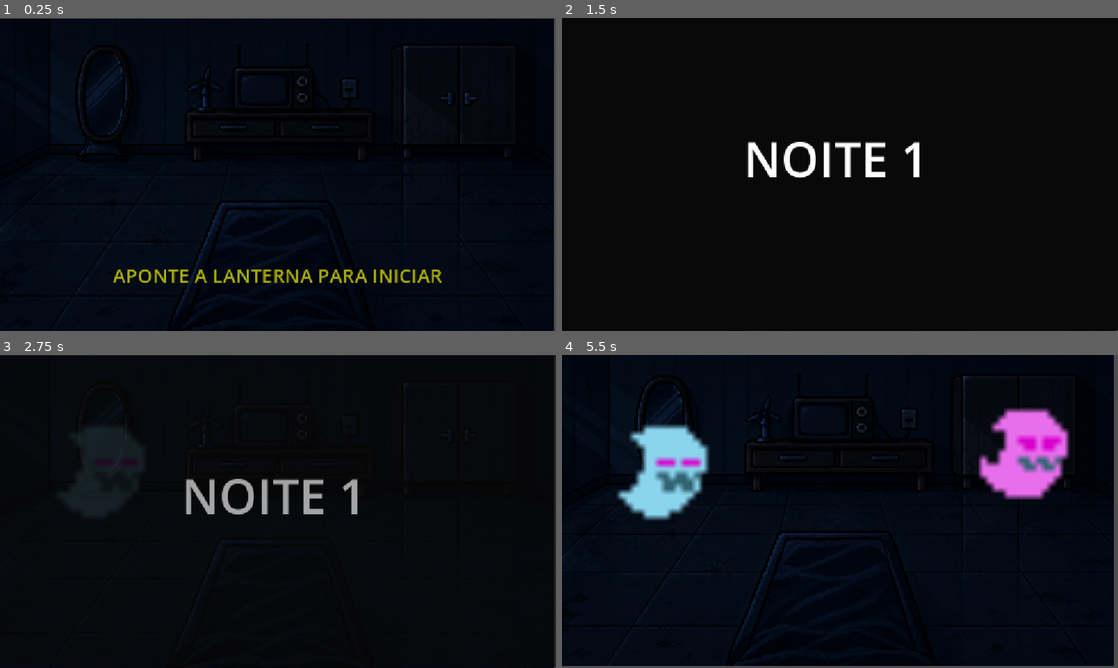
Above: before the commit, frames 1-4 (two rows, left to right).
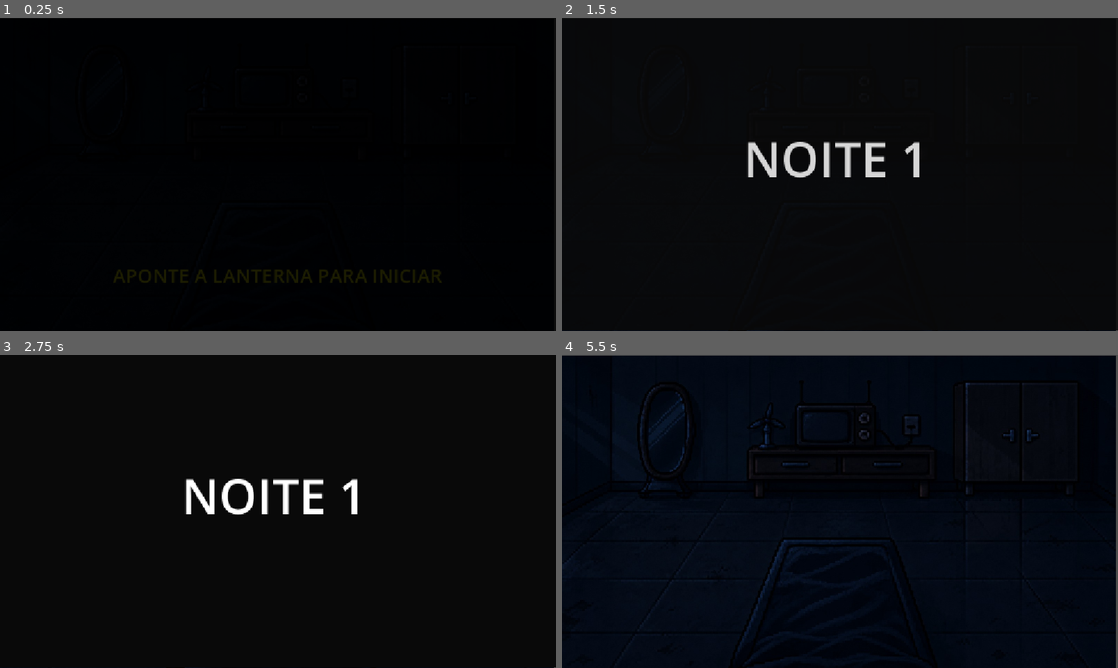
Above: after the commit, the same moments.

Repository: rubual/compet2026-asssombrado
Game: Godot game, scene res://Main.tscn
Same seed, same stepped clock (60 frames per second), same inputs: the game is played once before the commit and once after it.
Inputs:
- Up to frame 1 (0.25 s): no input
- Up to frame 2 (1.5 s): click "APONTE A LANTERNA PARA INICIAR" at 0.5 s; hold Right (ui_right) from 1.28 s (still down)
- Up to frame 3 (2.75 s): tap Enter at 2 s; release Right (ui_right) at 2.03 s; hold Down (ui_down) from 2.03 s (still down)
- Up to frame 4 (5.5 s): release Down (ui_down) at 2.78 s; hold Right (ui_right) 2.78-4.28 s; tap Space at 4.25 s; hold Left (ui_left) from 4.28 s (still down)

The runs differ from the first frame. In frame 1, 5.2% of the frame differs, in the area x 0-100%, y 0-100%; in frame 2, 1.2%; in frame 3, 4.0%; in frame 4, 9.9%.

Commit message:
style: move texto de tentar novamente para o topo da tela para nao cobrir a arte do fantasma

Diff:
--- a/main.gd
+++ b/main.gd
@@ -16,6 +16,7 @@
 var shake_intensity = 0.0
 @onready var bg = $TextureRect
 var flash_luz = ColorRect.new()
+var cortina_preta = ColorRect.new() # Camada global de Fade
 var som_lanterna = AudioStreamPlayer.new()
 var som_jumpscare = AudioStreamPlayer.new()
 var som_inimigo_derrotado = AudioStreamPlayer.new()
@@ -67,6 +68,17 @@
 	flash_luz.mouse_filter = Control.MOUSE_FILTER_IGNORE # <--- DEIXA O CLIQUE PASSAR
 	$Interface.add_child(flash_luz)
 
+	# Cortina de Fade global
+	cortina_preta.color = Color(0, 0, 0, 1.0) # Começa tudo preto
+	cortina_preta.set_anchors_preset(Control.PRESET_FULL_RECT)
+	cortina_preta.mouse_filter = Control.MOUSE_FILTER_IGNORE
+	cortina_preta.z_index = 100
+	$Interface.add_child(cortina_preta)
+
+	# Animação de entrada suave ao abrir o jogo
+	var tween_abertura = create_tween()
+	tween_abertura.tween_property(cortina_preta, "color:a", 0.0, 1.5)
+
 	# Adiciona os tocadores de som à cena
 	add_child(som_lanterna)
 	add_child(som_jumpscare)
@@ -100,6 +112,10 @@
 	botao_tentar.alignment = HORIZONTAL_ALIGNMENT_CENTER
 	botao_tentar.add_theme_color_override("font_color", Color(1, 0.2, 0.2)) # Vermelho
 	botao_tentar.add_theme_font_size_override("font_size", 30)
+	# Prende no topo da tela
+	botao_tentar.set_anchors_preset(Control.PRESET_TOP_WIDE)
+	botao_tentar.offset_top = 50
+	botao_tentar.offset_bottom = 110
 
 	# Animação de Piscar (Blinking) Infinita para os textos de continuar
 	var tween_botoes = create_tween().set_loops()
@@ -164,6 +180,10 @@
 		lanterna_pressionada = false
 	# ====================================
 
+	# INTERROMPE COMPLETAMENTE O FLUXO DO JOGO DURANTE QUALQUER TRANSIÇÃO
+	if mudando_level:
+		return
+
 	# Se o jogo ainda não começou, qualquer luz inicia o jogo!
 	if not jogo_iniciado:
 		if disparou_agora:
@@ -427,6 +447,7 @@
 
 
 func game_over():
+	mudando_level = false
 	jogo_terminou = true
 	som_jumpscare.play()
 	shake_intensity = 0.0
@@ -449,6 +470,7 @@
 
 
 func vitoria():
+	mudando_level = false
 	jogo_terminou = true
 	pode_reiniciar = false
 
@@ -473,21 +495,34 @@
 
 
 func _on_botao_iniciar_pressed():
+	mudando_level = true
+
+	var tween = create_tween()
+	tween.tween_property(cortina_preta, "color:a", 1.0, 0.5)
+	await tween.finished
+
 	jogo_iniciado = true
 	jogo_terminou = false
 	level_atual = -1 # Começa no -1 porque o proximo_level vai somar +1
-	mudando_level = false
 
 	$Interface/Menu.visible = false
 
+	# A própria função proximo_level já tem sua tela preta de "NOITE X"
+	# Então nós apenas ocultamos a cortina global instantaneamente para ela assumir
+	cortina_preta.color.a = 0.0
 	proximo_level()
 
 
 func _on_botao_tentar_novamente_pressed():
-	# Retorna para o Menu Inicial
+	mudando_level = true
+
+	var tween = create_tween()
+	tween.tween_property(cortina_preta, "color:a", 1.0, 0.8)
+	await tween.finished
+
+	# Retorna para o Menu Inicial de forma limpa
 	jogo_iniciado = false
 	jogo_terminou = false
-	mudando_level = false
 	pode_reiniciar = false
 
 	level_atual = 0
@@ -504,3 +539,9 @@
 	vitoria_tela.visible = false
 
 	$Interface/Menu.visible = true
+
+	var tween_out = create_tween()
+	tween_out.tween_property(cortina_preta, "color:a", 0.0, 0.8)
+	await tween_out.finished
+
+	mudando_level = false
